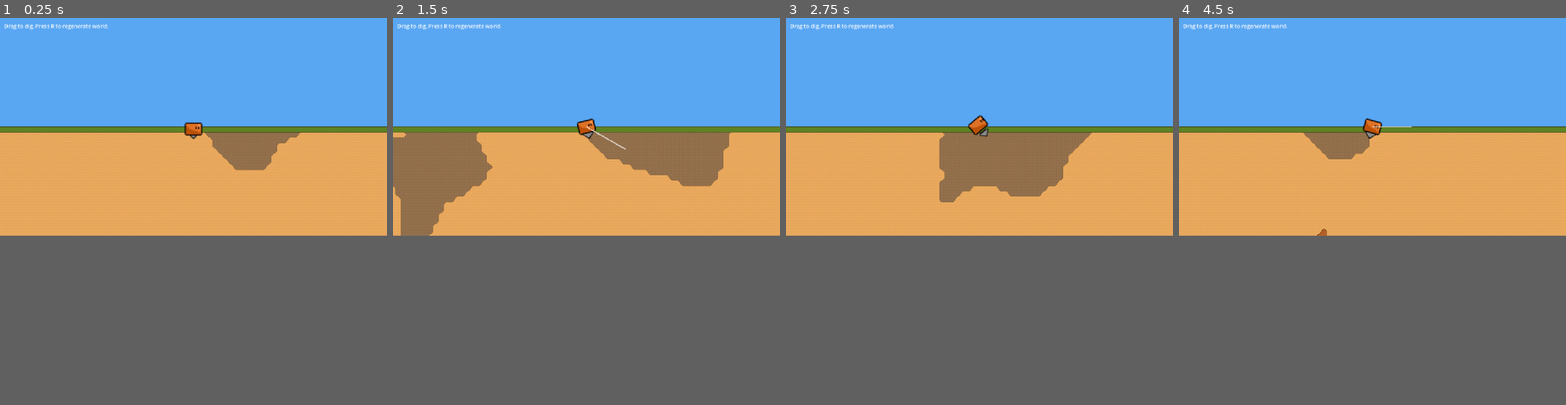
Above: before the commit, frames 1-4 (left to right).
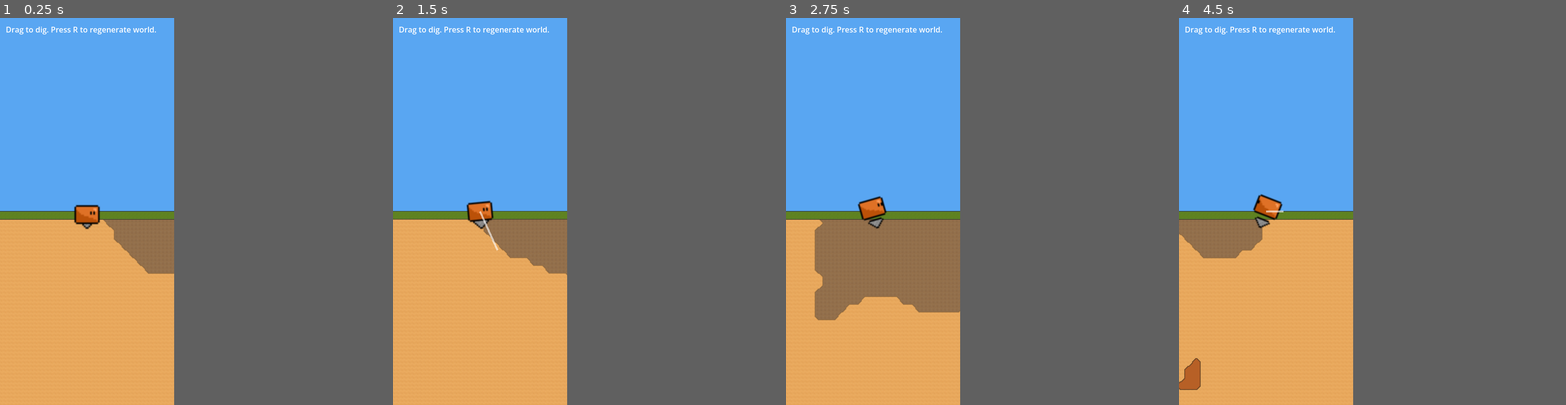
Above: after the commit, the same moments.

Repository: Tonoward/DiggerFever
Game: Godot game, scene res://scenes/main.tscn
Two runs of this game, one before a commit and one after it. Both use one fixed random seed, a clock stepped at 60 frames per second and the inputs below.
Inputs (mouse positions are in pixels of both pictures, inside the frame that each line leads up to):
- Up to frame 1 (0.25 s): no input
- Up to frame 2 (1.5 s): tap R at 0.5, 0.6, 1.25 s; move the mouse to (671, 114) at 0.52 s; click (671, 114) at 0.67 s; drag from (509, 137) to (567, 168) at 1.27 s
- Up to frame 3 (2.75 s): tap R at 2, 2.1 s; move the mouse to (1018, 79) at 2.02 s; click (1018, 79) at 2.17 s
- Up to frame 4 (4.5 s): tap R at 2.75, 3.5, 3.6, 4.25 s; drag from (1353, 168) to (1256, 95) at 2.77 s; move the mouse to (1488, 161) at 3.52 s; click (1488, 161) at 3.67 s; drag from (1256, 95) to (1314, 72) at 4.27 s
In our replay, the window is 800x450 before the commit and 360x800 after it. These sizes can differ from the game's own. Grey fills any space a smaller window leaves; there, only what the larger window draws over its background counts as a difference.

The runs differ from the first frame. In frame 1, 29% of the frame differs, in the area x 0-100%, y 1-67%; in frame 2, 30%; in frame 3, 35%, in the area x 0-100%, y 1-79%; in frame 4, 29%.

Commit message:
Add support for mobile screens

Diff:
--- a/project.godot
+++ b/project.godot
@@ -21,6 +21,9 @@
 
 [display]
 
+window/size/viewport_width=360
+window/size/viewport_height=800
+window/handheld/orientation="portrait"
 window/stretch/mode="canvas_items"
 window/stretch/aspect="expand"
 
--- a/scenes/main.tscn
+++ b/scenes/main.tscn
@@ -23,8 +23,9 @@
 [node name="HUD" type="CanvasLayer" parent="." unique_id=1556558238]
 
 [node name="Label" type="Label" parent="HUD" unique_id=2069413063]
+anchor_right = 1.0
 offset_left = 12.0
 offset_top = 12.0
-offset_right = 360.0
+offset_right = -12.0
 offset_bottom = 40.0
 text = "Drag to dig. Press R to regenerate world."
